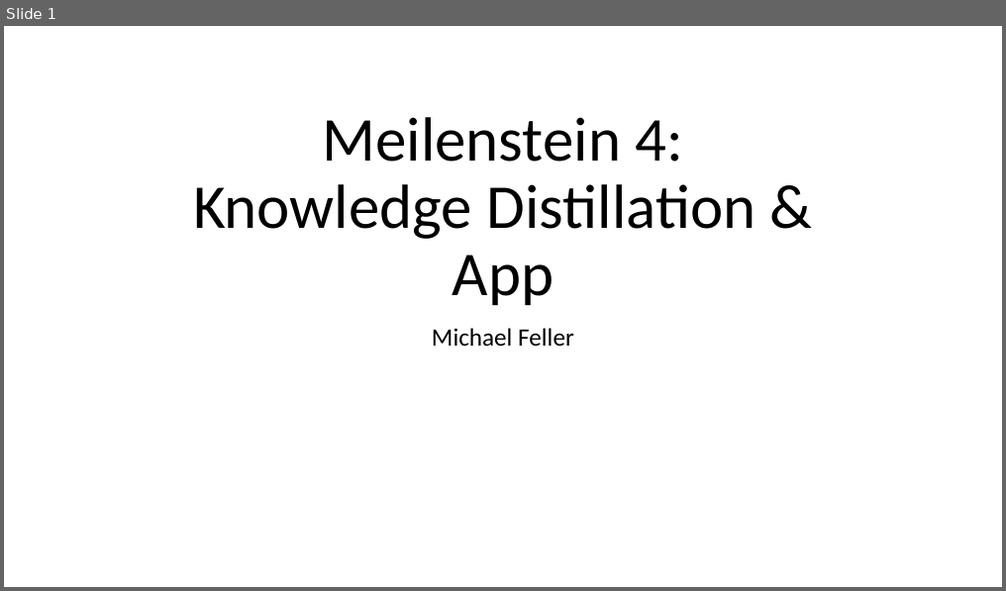
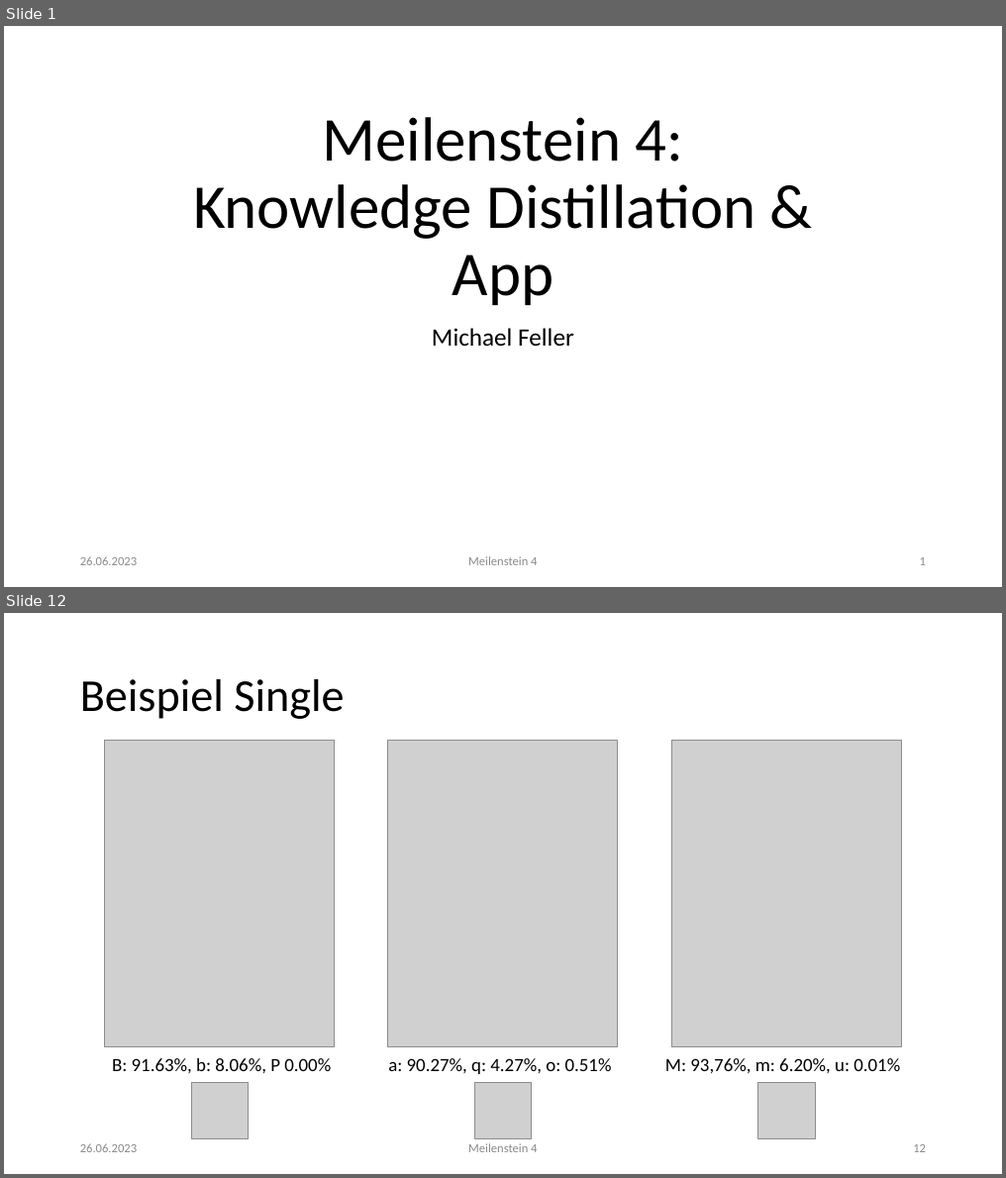
Before and after one commit to mfeller2000/DeepLearning-OCR-App, a slide deck: doc/meilensteine/MS4.pptx. Shown one above the other, each under a label of ours: slide 1 before the commit, slides 1 and 12 after it; the slides between them are not shown. The pictures are 1006x591 and 1006x1178 pixels, drawn with LibreOffice and Linux fonts; fonts in the diff are those of the drawing; grey boxes stand for pictures. Boxes give left, top, right and bottom in pixels: in the first picture for what was removed or moved away, otherwise in the second. Text is boxed around its words. In the diff, an @@ line names an element or a change of style, - is before the commit and + after.

```diff
--- a/doc/meilensteine/MS4.pptx
+++ b/doc/meilensteine/MS4.pptx
@@ slide 12 added at bbox=[4, 613, 1002, 1174], background #FFFFFF @@
@@ title added at bbox=[80, 679, 344, 719], 44 pt, text #000000 @@
+Beispiel Single
@@ picture added at bbox=[104, 741, 334, 1048] @@
@@ picture added at bbox=[387, 741, 617, 1048] @@
@@ picture added at bbox=[672, 741, 902, 1048] @@
@@ text added at bbox=[112, 1059, 331, 1073], 18 pt, text #000000 @@
+B: 91.63%, b: 8.06%, P 0.00%
@@ picture added at bbox=[191, 1083, 249, 1140] @@
@@ text added at bbox=[388, 1059, 612, 1074], 18 pt, text #000000 @@
+a: 90.27%, q: 4.27%, o: 0.51%
@@ picture added at bbox=[475, 1083, 532, 1140] @@
@@ text added at bbox=[665, 1059, 900, 1074], 18 pt, text #000000 @@
+M: 93,76%, m: 6.20%, u: 0.01%
@@ picture added at bbox=[757, 1083, 815, 1140] @@
@@ text added at bbox=[80, 1144, 137, 1153], 12 pt, text #8C8C8C @@
+26.06.2023
@@ text added at bbox=[468, 1144, 537, 1153], 12 pt, text #8C8C8C @@
+Meilenstein 4
@@ page number added at bbox=[913, 1145, 926, 1153], 12 pt, text #8C8C8C @@
+12
@@ slide 1 changed as well @@
@@ text added at bbox=[80, 557, 137, 566], 12 pt, text #8C8C8C @@
+26.06.2023
@@ text added at bbox=[468, 557, 537, 566], 12 pt, text #8C8C8C @@
+Meilenstein 4
@@ page number added at bbox=[920, 558, 926, 566], 12 pt, text #8C8C8C @@
+1
```
Also in this commit, not shown: 2 other slides changed, 11 other slides added, 17 other files.
